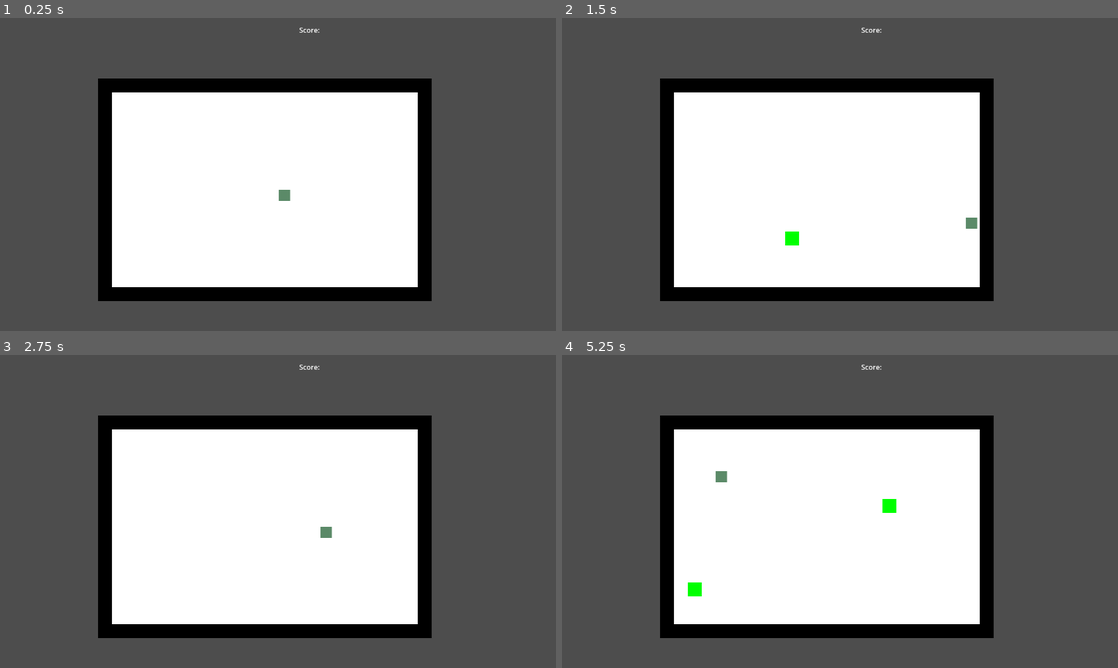
Above: before the commit, frames 1-4 (two rows, left to right).
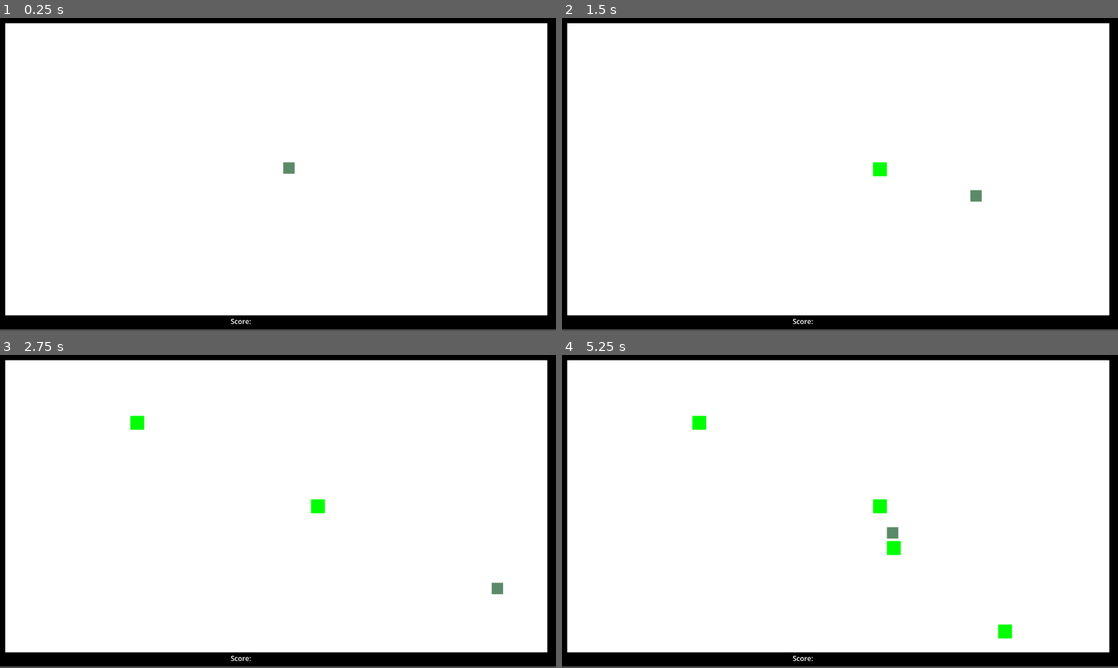
Above: after the commit, the same moments.

Repository: bjornarprytz/sacrifices-must-be-made
Game: Godot game, scene res://main.tscn
Two runs of this game, one before a commit and one after it. Both use one fixed random seed, a clock stepped at 60 frames per second and the inputs below.
Inputs:
- Up to frame 1 (0.25 s): no input
- Up to frame 2 (1.5 s): tap Enter at 0.5 s; hold Right (ui_right) 0.53-1.28 s; hold Down (ui_down) from 1.28 s (still down)
- Up to frame 3 (2.75 s): release Down (ui_down) at 2.03 s; hold Right (ui_right) from 2.03 s (still down)
- Up to frame 4 (5.25 s): release Right (ui_right) at 2.78 s; hold Up (ui_up) 2.78-3.53 s; hold Left (ui_left) 3.53-5.03 s; hold Down (ui_down) from 5.03 s (still down)

The runs differ from the first frame. In frame 1, 66% of the frame differs, in the area x 0-100%, y 0-100%; in frame 2, 66%; in frame 3, 66%; in frame 4, 66%.

Commit message:
larger map

Diff:
--- a/src/main.gd
+++ b/src/main.gd
@@ -2,7 +2,7 @@
 
 @onready var snake: Snake = $Snake
 @onready var map: Map = $Map
-@onready var score: RichTextLabel = $Camera/UI/Score
+@onready var score: RichTextLabel = $UI/Score
 
 var speed = 100
 var points: int
@@ -14,17 +14,17 @@
 
 func _process(delta):
 
-    interval -= delta
+	interval -= delta
 
-    if interval <= 0:
-        interval = 0.1
-        snake.move()
-        food_interval -= 1
-        if food_interval <= 0:
-            food_interval = 10
-            map.spawn_food()
+	if interval <= 0:
+		interval = 0.1
+		snake.move()
+		food_interval -= 1
+		if food_interval <= 0:
+			food_interval = 10
+			map.spawn_food()
 
 func _on_snake_snip(value: int) -> void:
-    points += (value * value)
+	points += (value * value)
 
-    score.text = str(points)
+	score.text = str(points)
--- a/src/main.tscn
+++ b/src/main.tscn
@@ -12,24 +12,21 @@
 [node name="Snake" parent="." node_paths=PackedStringArray("map") instance=ExtResource("1_47d38")]
 map = NodePath("../Map")
 
-[node name="Camera" type="Camera2D" parent="."]
-position = Vector2(394, 201)
+[node name="UI" type="CanvasLayer" parent="."]
 
-[node name="UI" type="CanvasLayer" parent="Camera"]
-
-[node name="ScoreHeading" type="RichTextLabel" parent="Camera/UI"]
-offset_left = 689.0
-offset_top = 16.0
-offset_right = 739.0
-offset_bottom = 56.0
+[node name="ScoreHeading" type="RichTextLabel" parent="UI"]
+offset_left = 531.0
+offset_top = 686.0
+offset_right = 581.0
+offset_bottom = 726.0
 bbcode_enabled = true
 text = "Score:"
 
-[node name="Score" type="RichTextLabel" parent="Camera/UI"]
-offset_left = 738.0
-offset_top = 16.0
-offset_right = 788.0
-offset_bottom = 56.0
+[node name="Score" type="RichTextLabel" parent="UI"]
+offset_left = 580.0
+offset_top = 686.0
+offset_right = 678.0
+offset_bottom = 726.0
 bbcode_enabled = true
 
-[connection signal="points" from="Snake" to="." method="_on_snake_points"]
+[connection signal="snip" from="Snake" to="." method="_on_snake_snip"]
--- a/src/map.gd
+++ b/src/map.gd
@@ -7,7 +7,7 @@
 var tiles: Array[Array] = []
 
 # Map size
-@export var map_size = Vector2i(24, 16)
+@export var map_size = Vector2i(41, 23)
 
 # Tile size
 @export var tile_size = 32
--- a/src/snake.gd
+++ b/src/snake.gd
@@ -14,55 +14,55 @@
 var direction = Vector2i(1, 0)
 
 func move() -> void: # Called by the main loop
-    var target = segments[0].map_pos + direction
-    var targetTile = map.get_tile(target.x, target.y)
+	var target = segments[0].map_pos + direction
+	var targetTile = map.get_tile(target.x, target.y)
 
-    if targetTile.state == Tile.State.WALL:
-        # Game over
-        get_tree().reload_current_scene()
-        return
+	if targetTile.state == Tile.State.WALL:
+		# Game over
+		get_tree().reload_current_scene()
+		return
 
-    var length = segments.size()
+	var length = segments.size()
 
-    for i in range(0, length - 1):
-        if segments[i].map_pos == target:
-            var deadSegments = segments.slice(i, length)
-            snip.emit(deadSegments.size())
+	for i in range(0, length - 1):
+		if segments[i].map_pos == target:
+			var deadSegments = segments.slice(i, length)
+			snip.emit(deadSegments.size())
 
-            for segment in deadSegments:
-                segment.wither()
+			for segment in deadSegments:
+				segment.wither()
 
-            segments = segments.slice(0, i)
-            break
+			segments = segments.slice(0, i)
+			break
 
-    # Add new segment at the front
-    _add_head(targetTile)
+	# Add new segment at the front
+	_add_head(targetTile)
 
-    if targetTile.state != Tile.State.FOOD:
-        # Remove the last segment
-        var tail = segments.pop_back()
-        tail.queue_free()
+	if targetTile.state != Tile.State.FOOD:
+		# Remove the last segment
+		var tail = segments.pop_back()
+		tail.queue_free()
 
-    targetTile.state = Tile.State.EMPTY
+	targetTile.state = Tile.State.EMPTY
 
 func _unhandled_key_input(event: InputEvent) -> void:
-    if event.is_action_pressed("ui_up") and direction != Vector2i(0, 1):
-        direction = Vector2i(0, -1)
-    elif event.is_action_pressed("ui_down") and direction != Vector2i(0, -1):
-        direction = Vector2i(0, 1)
-    elif event.is_action_pressed("ui_left") and direction != Vector2i(1, 0):
-        direction = Vector2i( - 1, 0)
-    elif event.is_action_pressed("ui_right") and direction != Vector2i( - 1, 0):
-        direction = Vector2i(1, 0)
+	if event.is_action_pressed("ui_up") and direction != Vector2i(0, 1):
+		direction = Vector2i(0, -1)
+	elif event.is_action_pressed("ui_down") and direction != Vector2i(0, -1):
+		direction = Vector2i(0, 1)
+	elif event.is_action_pressed("ui_left") and direction != Vector2i(1, 0):
+		direction = Vector2i( - 1, 0)
+	elif event.is_action_pressed("ui_right") and direction != Vector2i( - 1, 0):
+		direction = Vector2i(1, 0)
 
 func _ready() -> void:
-    var start = map.middle_tile()
-    _add_head(start)
+	var start = map.middle_tile()
+	_add_head(start)
 
 func _add_head(targetTile: Tile) -> void:
-    var head = segmentSpawner.instantiate() as Segment
-    add_child(head)
-    head.size = map.tile_size * 0.8
-    head.position = targetTile.position
-    head.map_pos = targetTile.map_pos
-    segments.push_front(head)
+	var head = segmentSpawner.instantiate() as Segment
+	add_child(head)
+	head.size = map.tile_size * 0.8
+	head.position = targetTile.position
+	head.map_pos = targetTile.map_pos
+	segments.push_front(head)
Not shown, changed: readme.md
